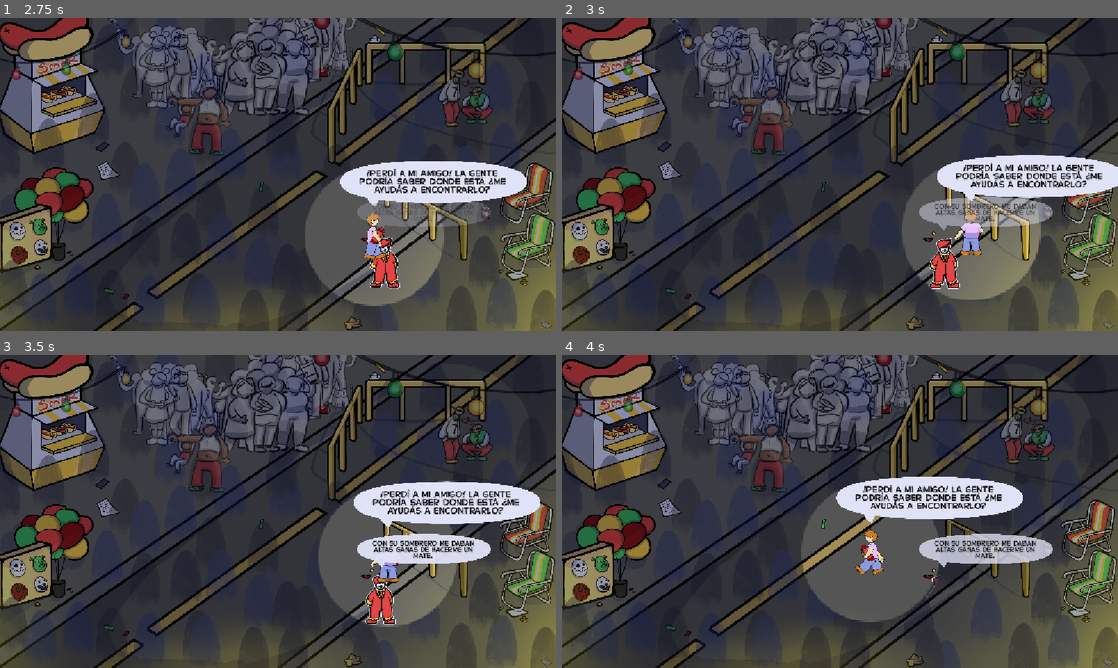
Above: before the commit, frames 1-4 (two rows, left to right).
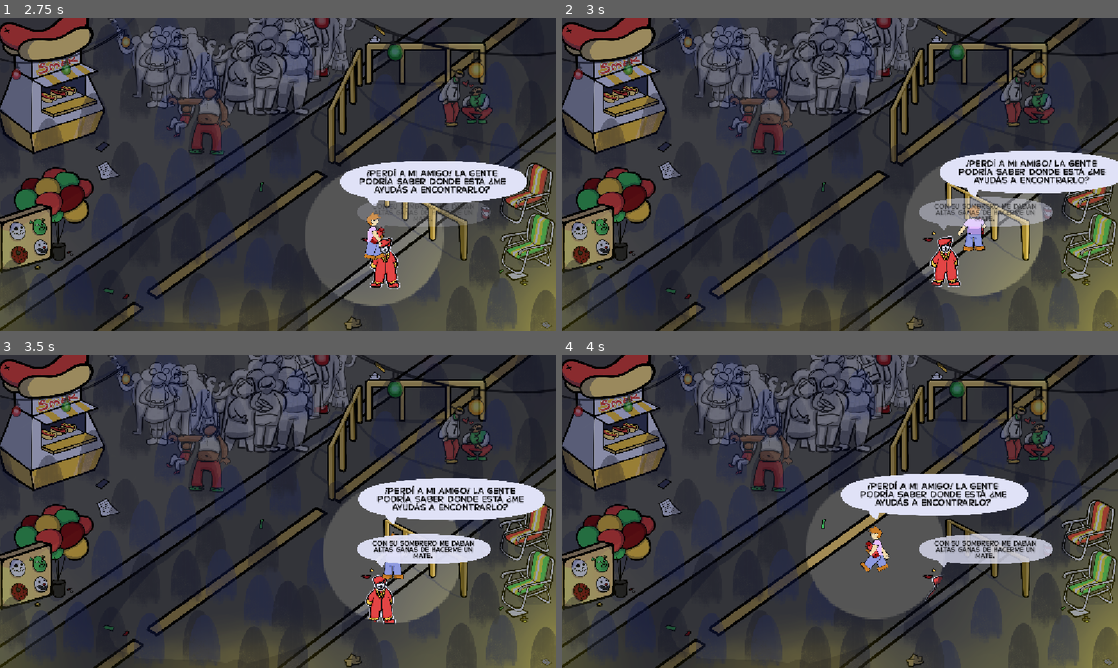
Above: after the commit, the same moments.

Repository: guille-bada/ggj-2026
Game: Godot game, scene res://Scenes/main_menu.tscn
Two runs of this game, one before a commit and one after it. Both use one fixed random seed, a clock stepped at 60 frames per second and the inputs below.
Inputs:
- Up to frame 1 (2.75 s): tap Enter at 0.5 s; hold D (Right) 0.53-1.28 s; hold S (Down) 1.28-2.03 s; hold D (Right) from 2.03 s (still down)
- Up to frame 2 (3 s): release D (Right) at 2.78 s; hold W (Up) from 2.78 s (still down)
- Up to frame 3 (3.5 s): keep holding W (Up)
- Up to frame 4 (4 s): release W (Up) at 3.53 s; hold A (Left) from 3.53 s (still down)

Frame 1 is identical in both runs. In frame 2, 3.7% of the frame differs, in the area x 61-100%, y 42-90%; in frame 3, 3.1%; in frame 4, 3.3%.

Commit message:
Updated zone 2 collisions

Diff:
--- a/Scenes/Character.tscn
+++ b/Scenes/Character.tscn
@@ -245,8 +245,9 @@
 "speed": 5.0
 }]
 
-[sub_resource type="RectangleShape2D" id="RectangleShape2D_a8x11"]
-size = Vector2(46, 98)
+[sub_resource type="CapsuleShape2D" id="CapsuleShape2D_a8x11"]
+radius = 16.0
+height = 94.0
 
 [sub_resource type="CircleShape2D" id="CircleShape2D_4b18b"]
 radius = 2152.4458
@@ -265,7 +266,7 @@
 speed_scale = 0.5
 
 [node name="CollisionShape2D" type="CollisionShape2D" parent="." unique_id=426823844]
-shape = SubResource("RectangleShape2D_a8x11")
+shape = SubResource("CapsuleShape2D_a8x11")
 
 [node name="Area2D" type="Area2D" parent="." unique_id=1466619867]
 scale = Vector2(0.165, 0.165)
--- a/Scenes/zone_2.tscn
+++ b/Scenes/zone_2.tscn
@@ -19,18 +19,43 @@
 
 [sub_resource type="SegmentShape2D" id="SegmentShape2D_2rnfi"]
 a = Vector2(-58, 427)
-b = Vector2(389, -19)
-
-[sub_resource type="SegmentShape2D" id="SegmentShape2D_qgqmo"]
-a = Vector2(448, 208)
-b = Vector2(1156, 210)
-
-[sub_resource type="SegmentShape2D" id="SegmentShape2D_otcwd"]
-a = Vector2(8, 647)
-b = Vector2(1156, 647)
-
-[sub_resource type="LabelSettings" id="LabelSettings_ss133"]
-font_size = 32
+b = Vector2(185, 212)
+
+[sub_resource type="SegmentShape2D" id="SegmentShape2D_incow"]
+a = Vector2(-70, 400)
+b = Vector2(1105, 398)
+
+[sub_resource type="SegmentShape2D" id="SegmentShape2D_2jvbe"]
+a = Vector2(102, 155)
+b = Vector2(181, 221)
+
+[sub_resource type="SegmentShape2D" id="SegmentShape2D_y0i0s"]
+a = Vector2(102, 155)
+b = Vector2(98, 83)
+
+[sub_resource type="SegmentShape2D" id="SegmentShape2D_jebsn"]
+a = Vector2(92, 87)
+b = Vector2(304, -100)
+
+[sub_resource type="SegmentShape2D" id="SegmentShape2D_3l2uf"]
+a = Vector2(456, -59)
+b = Vector2(295, -100)
+
+[sub_resource type="SegmentShape2D" id="SegmentShape2D_7mp66"]
+a = Vector2(500, -93)
+b = Vector2(455, -58)
+
+[sub_resource type="SegmentShape2D" id="SegmentShape2D_tw03g"]
+a = Vector2(500, -93)
+b = Vector2(804, -94)
+
+[sub_resource type="SegmentShape2D" id="SegmentShape2D_umvm6"]
+a = Vector2(803, -94)
+b = Vector2(842, -162)
+
+[sub_resource type="SegmentShape2D" id="SegmentShape2D_ahglf"]
+a = Vector2(1087, -162)
+b = Vector2(842, -162)
 
 [node name="Zone_2" type="Node2D" unique_id=837564778 node_paths=PackedStringArray("npc_positions", "character", "audio_player")]
 script = ExtResource("1_5qs5h")
@@ -81,32 +106,54 @@
 scale = Vector2(0.49930874, 0.5892857)
 texture = ExtResource("10_2rnfi")
 
-[node name="StaticBody2D" type="StaticBody2D" parent="assets" unique_id=1301098660]
-
-[node name="CollisionShape2D" type="CollisionShape2D" parent="assets/StaticBody2D" unique_id=1235115347]
-position = Vector2(56, 224)
+[node name="CollisionBoxes" type="StaticBody2D" parent="assets" unique_id=1301098660]
+
+[node name="CollisionShape2D" type="CollisionShape2D" parent="assets/CollisionBoxes" unique_id=1235115347]
+position = Vector2(70, 248)
 shape = SubResource("SegmentShape2D_2rnfi")
 
-[node name="StaticBody2D2" type="StaticBody2D" parent="assets" unique_id=1703127146]
-
-[node name="CollisionShape2D" type="CollisionShape2D" parent="assets/StaticBody2D2" unique_id=1287166248]
-shape = SubResource("SegmentShape2D_qgqmo")
-
-[node name="StaticBody2D3" type="StaticBody2D" parent="assets" unique_id=1752957270]
-
-[node name="CollisionShape2D" type="CollisionShape2D" parent="assets/StaticBody2D3" unique_id=1326210412]
-shape = SubResource("SegmentShape2D_otcwd")
+[node name="CollisionShape2D10" type="CollisionShape2D" parent="assets/CollisionBoxes" unique_id=250246670]
+position = Vector2(70, 248)
+shape = SubResource("SegmentShape2D_incow")
+
+[node name="CollisionShape2D11" type="CollisionShape2D" parent="assets/CollisionBoxes" unique_id=102803356]
+position = Vector2(70, 248)
+shape = SubResource("SegmentShape2D_incow")
+
+[node name="CollisionShape2D2" type="CollisionShape2D" parent="assets/CollisionBoxes" unique_id=969456624]
+position = Vector2(74, 240)
+shape = SubResource("SegmentShape2D_2jvbe")
+
+[node name="CollisionShape2D4" type="CollisionShape2D" parent="assets/CollisionBoxes" unique_id=108771197]
+position = Vector2(74, 240)
+shape = SubResource("SegmentShape2D_y0i0s")
+
+[node name="CollisionShape2D3" type="CollisionShape2D" parent="assets/CollisionBoxes" unique_id=652308370]
+position = Vector2(74, 240)
+shape = SubResource("SegmentShape2D_jebsn")
+
+[node name="CollisionShape2D5" type="CollisionShape2D" parent="assets/CollisionBoxes" unique_id=2094017527]
+position = Vector2(82, 241)
+shape = SubResource("SegmentShape2D_3l2uf")
+
+[node name="CollisionShape2D8" type="CollisionShape2D" parent="assets/CollisionBoxes" unique_id=467134023]
+position = Vector2(82, 241)
+shape = SubResource("SegmentShape2D_7mp66")
+
+[node name="CollisionShape2D9" type="CollisionShape2D" parent="assets/CollisionBoxes" unique_id=810158729]
+position = Vector2(82, 241)
+shape = SubResource("SegmentShape2D_tw03g")
+
+[node name="CollisionShape2D6" type="CollisionShape2D" parent="assets/CollisionBoxes" unique_id=213387115]
+position = Vector2(82, 241)
+shape = SubResource("SegmentShape2D_umvm6")
+
+[node name="CollisionShape2D7" type="CollisionShape2D" parent="assets/CollisionBoxes" unique_id=2011928212]
+position = Vector2(82, 241)
+shape = SubResource("SegmentShape2D_ahglf")
 
 [node name="Character" parent="." unique_id=967131426 instance=ExtResource("5_bd8ia")]
 position = Vector2(1006, 320)
-
-[node name="Label" type="Label" parent="." unique_id=1610399105]
-offset_left = 43.0
-offset_top = 38.0
-offset_right = 83.0
-offset_bottom = 83.0
-text = "2"
-label_settings = SubResource("LabelSettings_ss133")
 
 [node name="Npc_positions" type="Node2D" parent="." unique_id=816851761]
 
Not shown: 1 places in Scenes/zone_2.tscn that only renumber resources
